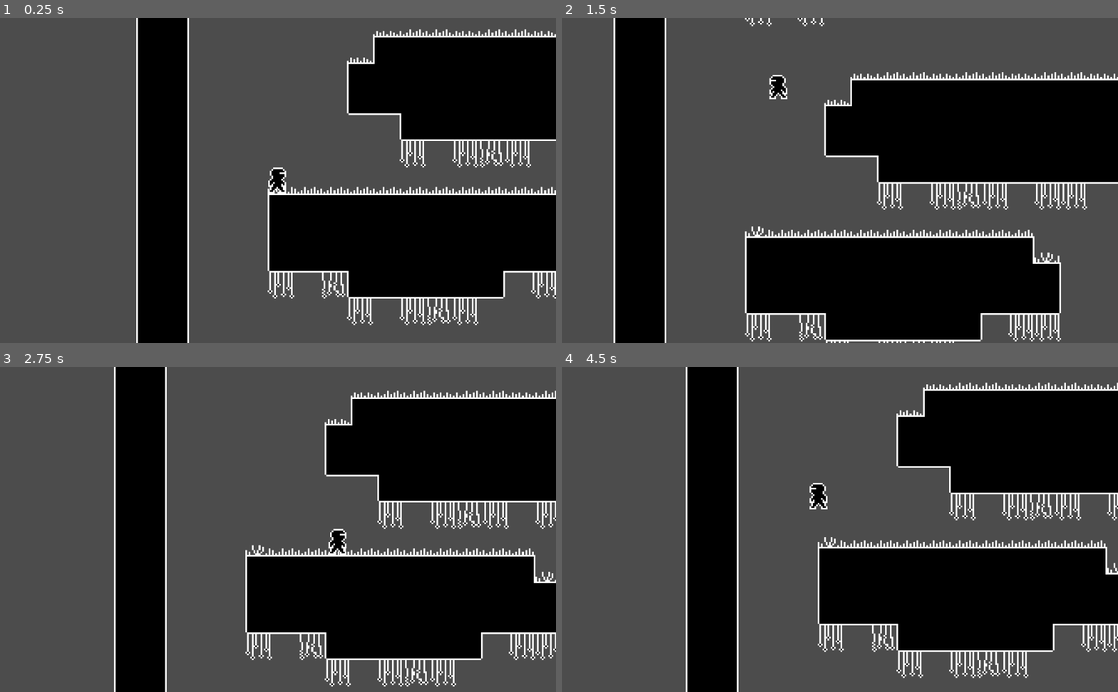
Above: before the commit, frames 1-4 (two rows, left to right).
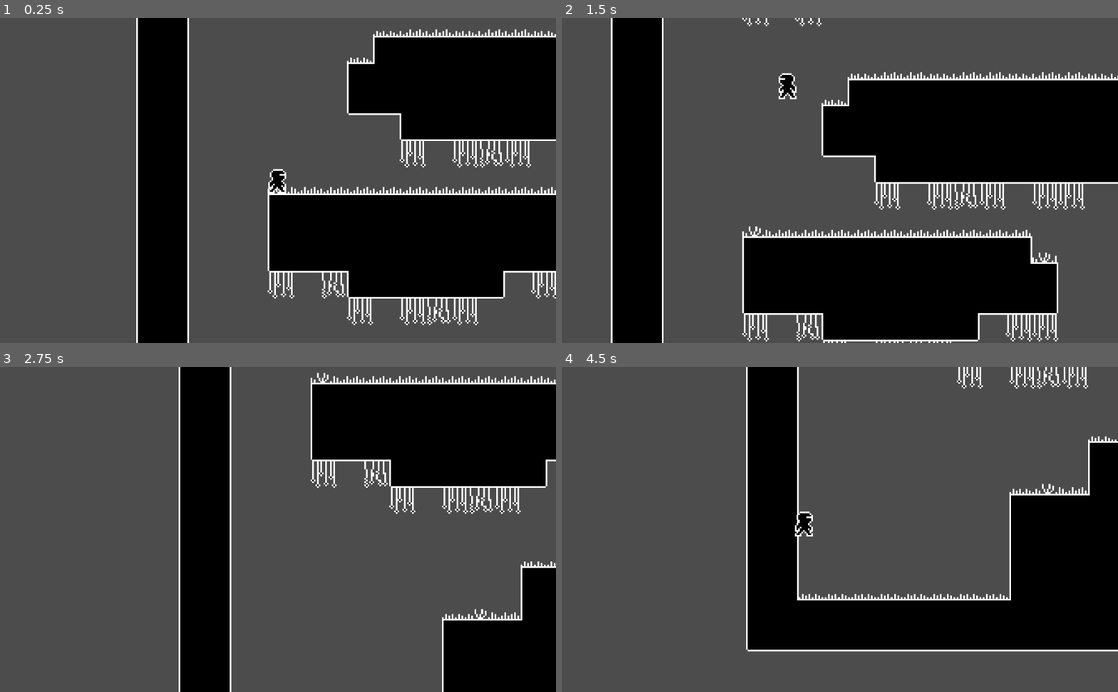
Above: after the commit, the same moments.

Repository: Boyquotes/nuclear-fusion-godot
Game: Godot game, scene res://levels/Level1.tscn
Same seed, same stepped clock (60 frames per second), same inputs: the game is played once before the commit and once after it. The project has no main scene, so this scene is started directly.
Inputs:
- Up to frame 1 (0.25 s): no input
- Up to frame 2 (1.5 s): tap Enter at 0.5 s; hold D (right) 0.53-1.28 s; hold Space (jump) 0.53-1.28 s; hold S (down) from 1.28 s (still down); tap Space (jump) at 1.35 s
- Up to frame 3 (2.75 s): tap Space (jump) at 1.52, 1.82 s; release S (down) at 2.03 s; hold D (right) from 2.03 s (still down); hold Space (jump) from 2.03 s (still down)
- Up to frame 4 (4.5 s): release Space (jump) at 2.78 s; tap Space (jump) at 2.85, 3.02, 3.32, 4.35 s; release D (right) at 3.53 s; hold Space (jump) 3.53-4.28 s; hold A (left) from 3.53 s (still down)

The runs differ from the first frame. In frame 1, less than 0.1% of the frame differs, in the area x 48-52%, y 45-53%; in frame 2, 7.0%; in frame 3, 44%, in the area x 20-100%, y 0-100%; in frame 4, 43%.

Commit message:
impl move off wall without jumping

Diff:
--- a/PlayerFSM.gd
+++ b/PlayerFSM.gd
@@ -16,6 +16,7 @@
 	parent._apply_gravity(delta)
 	if state == states.wall_slide:
 		parent._cap_gravity_wall_slide()
+		parent._handle_wall_slide_sticking()
 	parent._apply_movement()
 
 func _input(event):
@@ -50,33 +51,39 @@
 			elif parent.velocity.x == 0:
 				return states.idle
 		states.jump:
-			if parent.wall_direction != 0:
+			if parent.wall_direction != 0 && parent.wall_slide_cooldown.is_stopped():
 				return states.wall_slide
 			elif parent.velocity.y >= 0:
 				return states.fall
 			elif parent.is_grounded:
 				return states.idle
 		states.fall:
-			if parent.wall_direction != 0:
+			if parent.wall_direction != 0  && parent.wall_slide_cooldown.is_stopped():
 				return states.wall_slide
 			elif parent.is_grounded:
 				return states.idle
 			elif parent.velocity.y < 0:
 				return states.jump
 		states.wall_slide:
-			if parent.wall_direction == 0:
-				if parent.is_grounded:
-					if parent.velocity.x != 0:
-						return states.run
-					return states.idle
-				elif parent.velocity.y < 0:
-					return states.jump
-				else:
-					return states.fall
 			if parent.is_grounded:
-				if parent.velocity.x != 0:
-					return states.run
 				return states.idle
+			elif parent.wall_direction == 0:
+				return states.fall
+			#if parent.move_direction != parent.wall_direction:
+				#return states.fall
+			#elif parent.wall_direction == 0:
+				#if parent.is_grounded:
+					#if parent.velocity.x != 0:
+						#return states.run
+					#return states.idle
+				#elif parent.velocity.y < 0:
+					#return states.jump
+				#else:
+					#return states.fall
+			#elif parent.is_grounded:
+				#if parent.velocity.x != 0:
+					#return states.run
+				#return states.idle
 
 	return null
 
@@ -86,4 +93,11 @@
 			parent.sprite.scale.x = -parent.wall_direction
 
 func _exit_state(old_state, new_state):
-	pass
+	match old_state:
+		states.wall_slide:
+			parent.wall_slide_cooldown.start()
+
+
+func _on_WallSlideStickyTimer_timeout():
+	if state == states.wall_slide:
+		set_state(states.fall)
--- a/actors/Player.gd
+++ b/actors/Player.gd
@@ -25,12 +25,14 @@
 onready var left_wall_raycasts = $WallRaycasts/LeftWallRaycasts
 onready var right_wall_raycasts = $WallRaycasts/RightWallRaycasts
 onready var anim_player = $AnimationPlayer
+onready var wall_slide_cooldown = $WallSlideCooldown
+onready var wall_slide_sticky_timer = $WallSlideStickyTimer
 
 func _ready():
 	gravity = 2 * max_jump_height / pow(jump_duration, 2)
 	max_jump_velocity = -sqrt(2 * gravity * max_jump_height)
 	min_jump_velocity = -sqrt(2 * gravity * min_jump_height)
-	wall_jump_velocity = Vector2(move_speed * 2.75, max_jump_velocity)
+	wall_jump_velocity = Vector2(move_speed * 1.5, max_jump_velocity)
 
 	Globals.player = self
 
@@ -71,8 +73,23 @@
 	velocity.y = max_jump_velocity
 	is_jumping = true
 
+func _handle_wall_slide_sticking():
+	if move_direction != 0 && move_direction != wall_direction:
+		if wall_slide_sticky_timer.is_stopped():
+			wall_slide_sticky_timer.start()
+	else:
+		wall_slide_sticky_timer.stop()
+
 func _get_h_weight():
-	return 0.2 if is_grounded else 0.1
+	if is_grounded:
+		return 0.2
+	else:
+		if move_direction == 0:
+			return 0.02
+		elif move_direction == sign(velocity.x) && abs(velocity.x) > move_speed:
+			return 0.0
+		else:
+			return 0.1
 
 func _update_wall_direction():
 	var is_near_wall_left = _check_is_valid_wall(left_wall_raycasts)
--- a/actors/Player.tscn
+++ b/actors/Player.tscn
@@ -76,7 +76,7 @@
 [node name="AnimatedSprite" type="AnimatedSprite" parent="."]
 frames = SubResource( 7 )
 animation = "idle"
-frame = 3
+frame = 1
 playing = true
 
 [node name="CollisionShape2D" type="CollisionShape2D" parent="."]
@@ -111,7 +111,7 @@
 collision_mask = 8
 
 [node name="LeftWallRaycastBottom" type="RayCast2D" parent="WallRaycasts/LeftWallRaycasts"]
-position = Vector2( -3, 4 )
+position = Vector2( -3, 3.5 )
 scale = Vector2( 0.1, 0.1 )
 enabled = true
 cast_to = Vector2( -8, 0 )
@@ -127,10 +127,19 @@
 collision_mask = 8
 
 [node name="RightWallRaycastBottom" type="RayCast2D" parent="WallRaycasts/RightWallRaycasts"]
-position = Vector2( 3, 4 )
+position = Vector2( 3, 3.5 )
 scale = Vector2( 0.1, 0.1 )
 enabled = true
 cast_to = Vector2( 8, 0 )
 collision_mask = 8
 
+[node name="WallSlideCooldown" type="Timer" parent="."]
+wait_time = 0.2
+one_shot = true
+
+[node name="WallSlideStickyTimer" type="Timer" parent="."]
+wait_time = 0.2
+one_shot = true
+
 [connection signal="grounded_updated" from="." to="Camera2D" method="_on_Player_grounded_updated"]
+[connection signal="timeout" from="WallSlideStickyTimer" to="FSM" method="_on_WallSlideStickyTimer_timeout"]
